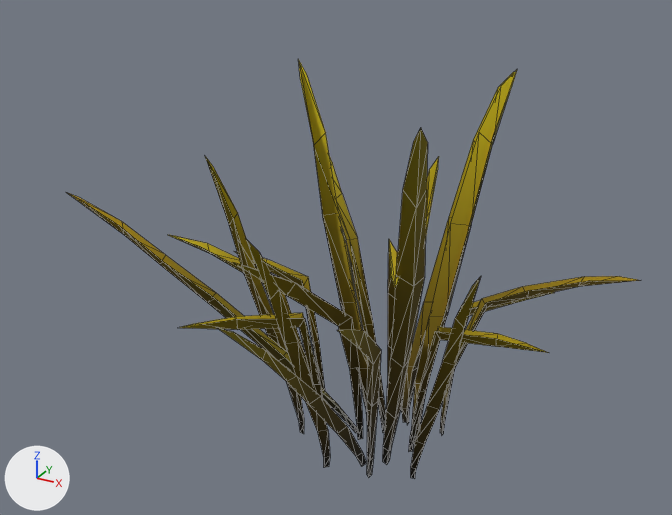
Before and after pictures for a commit that changed the glTF model assets/nature/Grass_Wispy_Short.gltf.
Both versions are drawn from a camera (50 mm lens) standing at (0.97, -1.959, 1.497) and looking at (-0.094, -0.025, 0.53). Every picture has the same lights, and +X, +Y and +Z are marked at lower left. The first picture is the older version. Mesh edges are drawn as thin lines. Vertices at exactly the same position are counted once.

The first picture shows 'Grass_Wispy_Short'.
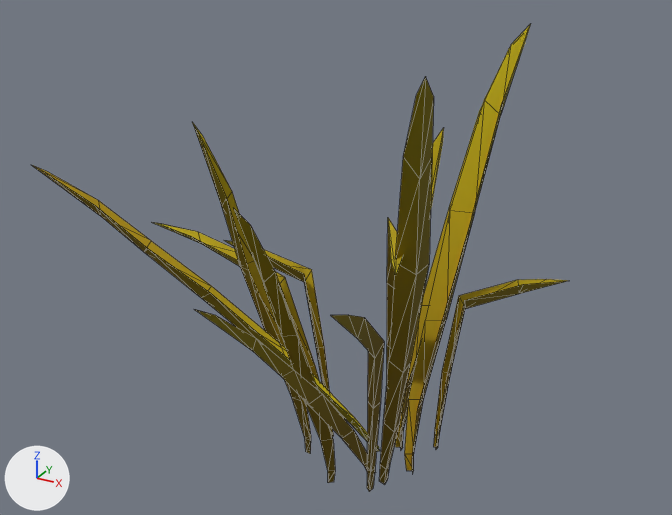
Edits to the bpy script that builds the scene:
```text
Change mat_grass:
    remove n2 = _N.new('ShaderNodeMix'); n2.name = 'Mix'
    remove n2.data_type = 'RGBA'
    remove n2.blend_type = 'MULTIPLY'
    remove n2.inputs[0].default_value = 1.0  # 'Factor'
    remove n3 = _N.new('ShaderNodeVertexColor'); n3.name = 'Color Attribute'
    where n0 = _N.new('ShaderNodeBsdfPrincipled'); n0.name = 'Principled BSDF'
    where n4 = _N.new('ShaderNodeTexImage'); n4.name = 'Image Texture'
    remove _L.new(n2.outputs[2], n0.inputs[0])  # 'Result' to 'Base Color'
    remove _L.new(n3.outputs[0], n2.inputs[7])  # 'Color' to 'B'
    remove _L.new(n4.outputs[0], n2.inputs[6])  # 'Color' to 'A'
    add _L.new(n4.outputs[0], n0.inputs[0])  # 'Color' to 'Base Color'
Change me_plane_033:
    remove me_plane_033.from_pydata(...)  # 434 vertices, 494 faces; spans x -0.728..0.594, y -0.627..0.583, z -0.086..0.986
    add me_plane_033.from_pydata(...)  # 270 vertices, 308 faces; spans x -0.793..0.404, y -0.682..0.459, z -0.122..1.096
    me_plane_033 part 1: the loose piece of 21 vertices spanning x -0.038..0.036, y -0.627..-0.086, z -0.036..0.621 is scaled about its middle by 1.19, then moved by (-0.001, -0.005, 0.001)
    me_plane_033 part 2: the loose piece of 18 vertices spanning x 0.07..0.169, y -0.501..-0.153, z -0.006..0.609 is scaled about its middle by 1.19, then moved by (0.001, -0.011, -0.002)
    me_plane_033 part 3: the loose piece of 24 vertices spanning x 0.007..0.163, y -0.211..0.098, z -0.024..0.61 is scaled about its middle by 1.19, then moved by (0.006, -0.015, 0.001)
    me_plane_033 part 4: the loose piece of 21 vertices spanning x -0.728..-0.163, y -0.003..0.075, z 0.0..0.441 is scaled about its middle by 1.19, then moved by (-0.012, 0.001, -0.015)
    me_plane_033 part 5: the loose piece of 18 vertices spanning x -0.543..-0.187, y 0.064..0.154, z -0.009..0.405 is scaled about its middle by 1.19, then moved by (-0.011, 0.002, -0.012)
    me_plane_033 part 6: the loose piece of 18 vertices spanning x 0.161..0.375, y 0.108..0.387, z -0.01..0.383 is scaled about its middle by 1.19, then moved by (0.009, 0.01, -0.005)
    me_plane_033 part 7: the loose piece of 24 vertices spanning x -0.673..-0.035, y -0.365..0.019, z -0.014..0.715 is scaled about its middle by 1.19, then moved by (-0.008, -0.003, 0.003)
    me_plane_033 part 8: the loose piece of 21 vertices spanning x 0.027..0.21, y 0.137..0.384, z -0.033..0.966 is rebuilt with 21 vertices and now spans x 0.013..0.231, y 0.117..0.411, z -0.112..1.074
    me_plane_033 part 9: the loose piece of 21 vertices spanning x -0.153..-0.047, y -0.345..-0.13, z -0.042..0.689 is rebuilt with 21 vertices and now spans x -0.165..-0.038, y -0.369..-0.113, z -0.1..0.768
    me_plane_033 part 10: the loose piece of 21 vertices spanning x 0.09..0.237, y 0.059..0.326, z -0.037..0.986 is rebuilt with 21 vertices and now spans x 0.079..0.253, y 0.039..0.355, z -0.119..1.096
    me_plane_033 part 11: the loose piece of 21 vertices spanning x -0.044..0.004, y 0.199..0.433, z -0.042..0.689 is rebuilt with 21 vertices and now spans x -0.049..0.008, y 0.182..0.459, z -0.1..0.767
    me_plane_033 part 12: the loose piece of 21 vertices spanning x 0.062..0.242, y -0.283..-0.027, z -0.04..0.985 is rebuilt with 21 vertices and now spans x 0.047..0.26, y -0.312..-0.007, z -0.122..1.096
    me_plane_033 part 13: the loose piece of 21 vertices spanning x -0.431..-0.183, y -0.121..-0.033, z -0.03..0.777 is rebuilt with 21 vertices and now spans x -0.459..-0.165, y -0.13..-0.025, z -0.096..0.864
    me_plane_033 part 14: 6 loose pieces with 119 vertices, spanning x -0.365..0.594, y -0.349..0.424, z -0.05..0.63, are deleted
    me_plane_033 part 15
    45 vertices are removed from x -0.492..-0.013, y 0.049..0.583, z -0.086..0.986
    52 faces are deleted
```

What differs and where, as boxes (x1, y1, x2, y2) in the pictures (672 x 515 px; the box of a moved part takes in the faces that stretch with it):
'Grass_Wispy_Short', recoloured, reshaped (7% narrower, 11% taller): before (66, 59, 640, 479); after (33, 24, 568, 491)
part 1 of me_plane_033, moved or reshaped: before (216, 327, 366, 466); after (196, 310, 376, 473)
part 2 of me_plane_033, moved or reshaped: before (337, 329, 381, 477); after (331, 315, 384, 491)
part 3 of me_plane_033, moved or reshaped: before (386, 240, 399, 406); after (387, 218, 402, 375)
part 4 of me_plane_033, moved or reshaped: before (169, 235, 311, 376); after (152, 222, 334, 436)
part 5 of me_plane_033, moved or reshaped: before (234, 251, 325, 391); after (224, 240, 330, 392)
part 6 of me_plane_033, moved or reshaped: before (440, 292, 554, 435); after (433, 279, 568, 449)
part 7 of me_plane_033, moved or reshaped: before (66, 192, 358, 433); after (33, 166, 380, 452)
part 8 of me_plane_033, rebuilt: before (402, 72, 514, 425); after (395, 49, 509, 449)
part 9 of me_plane_033, rebuilt (19% wider, 20% taller): before (245, 238, 330, 467); after (234, 209, 335, 483)
part 10 of me_plane_033, rebuilt (21% wider, 20% taller): before (412, 70, 517, 443); after (404, 24, 531, 473)
part 11 of me_plane_033, rebuilt: before (400, 157, 439, 412); after (431, 128, 444, 207)
part 12 of me_plane_033, rebuilt (22% wider, 22% taller): before (383, 128, 428, 464); after (379, 76, 434, 485)
part 13 of me_plane_033, rebuilt (20% wider, 19% taller): before (205, 157, 304, 434); after (192, 122, 311, 453)
part 14 of me_plane_033, deleted: before (179, 236, 640, 479)
part 15 of me_plane_033, deleted (brown): before (298, 59, 386, 432)
